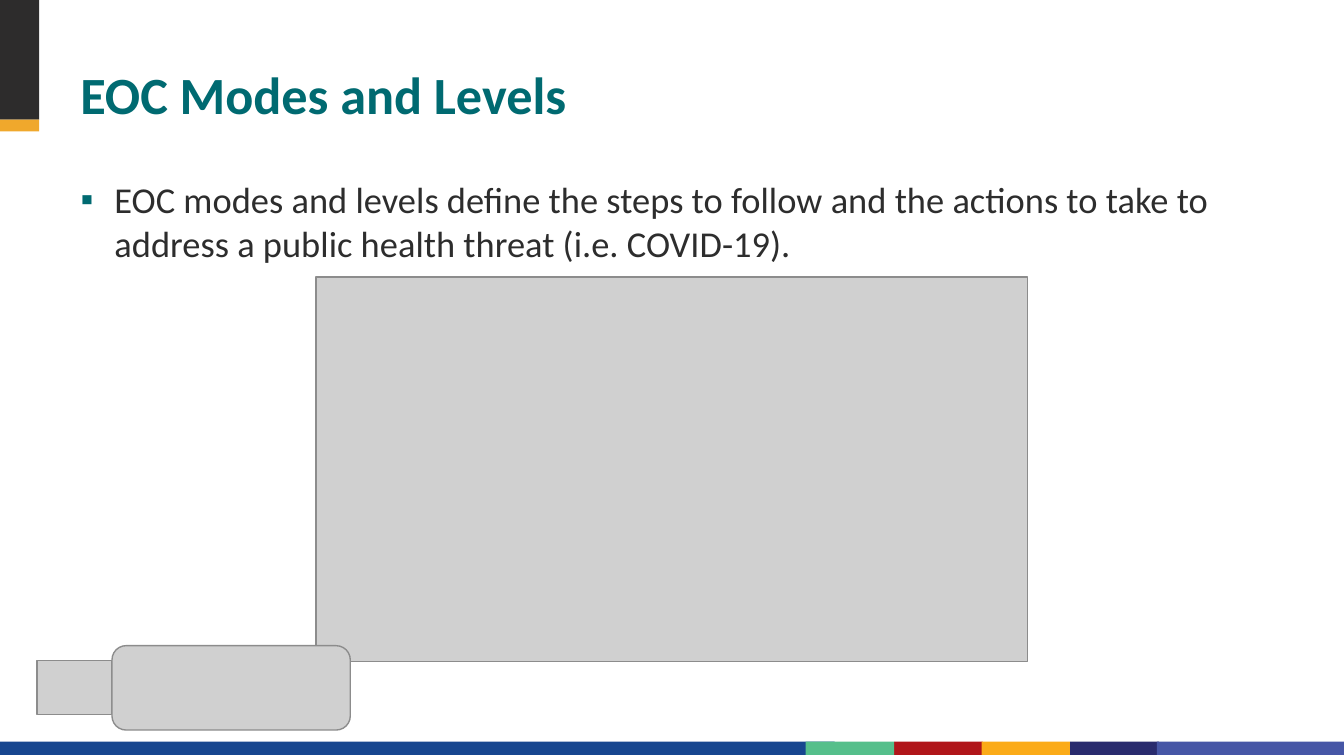
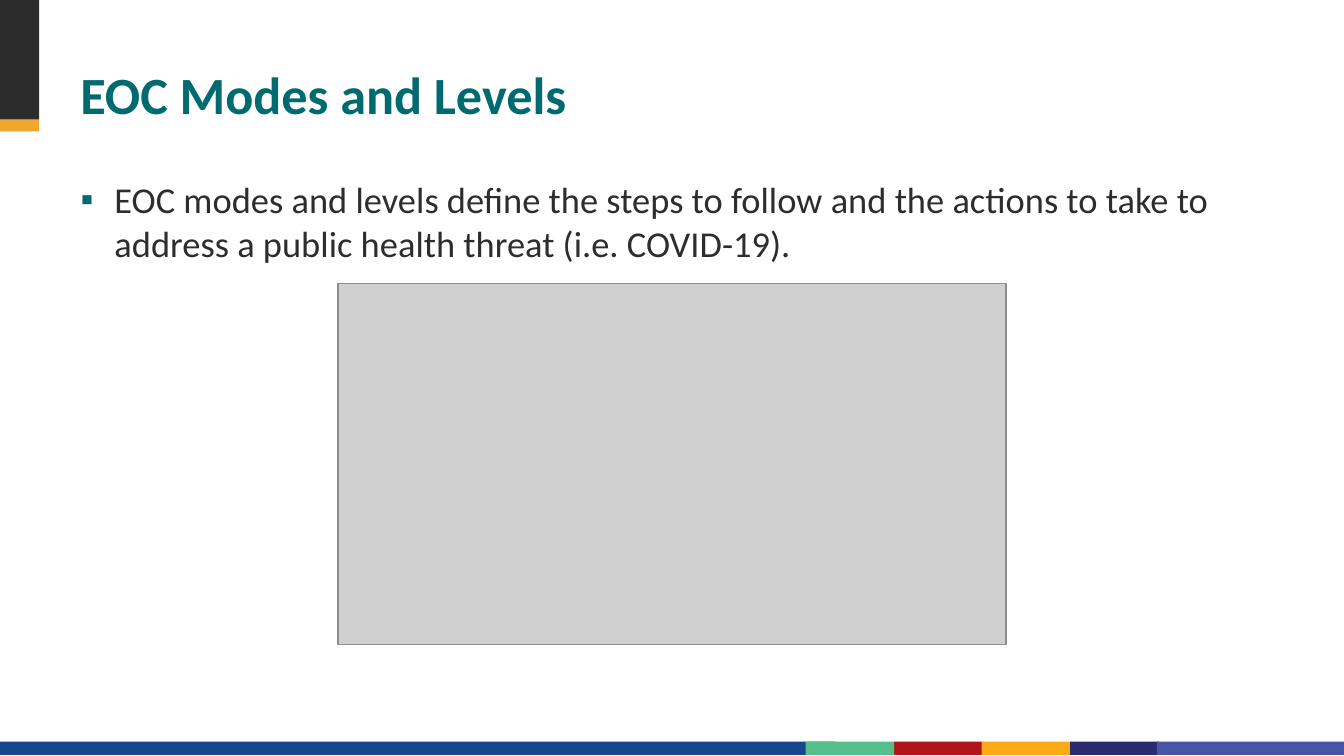
Before and after one commit to talus-analytics-bus/cdc-eoc, a slide deck: slide 5 of src/assets/documents/EOC Development Tool/5 - How do we operate our EOC/operate-5-2020-eoc-covid-19-operations-guide.pptx. Drawn at 1344x756 pixels with LibreOffice and Linux fonts; fonts in the diff are those of the drawing; grey boxes stand for pictures; background and template pictures are left out. Boxes give left, top, right and bottom in pixels: in the first picture for what was removed or moved away, otherwise in the second. Text is boxed around its words. In the diff, an @@ line names an element or a change of style, - is before the commit and + after.

```diff
--- a/src/assets/documents/EOC Development Tool/5 - How do we operate our EOC/operate-5-2020-eoc-covid-19-operations-guide.pptx
+++ b/src/assets/documents/EOC Development Tool/5 - How do we operate our EOC/operate-5-2020-eoc-covid-19-operations-guide.pptx
@@ picture: place and size @@
-picture at (316, 277, 1028, 661)
+picture at (339, 284, 1007, 644)
@@ rectangle removed at (0, 653, 224, 735) @@
@@ picture removed at (112, 645, 349, 730) @@
@@ picture removed at (36, 660, 112, 714) @@
```
Also in this commit, not shown: 28 other slides changed, 4 other files.
